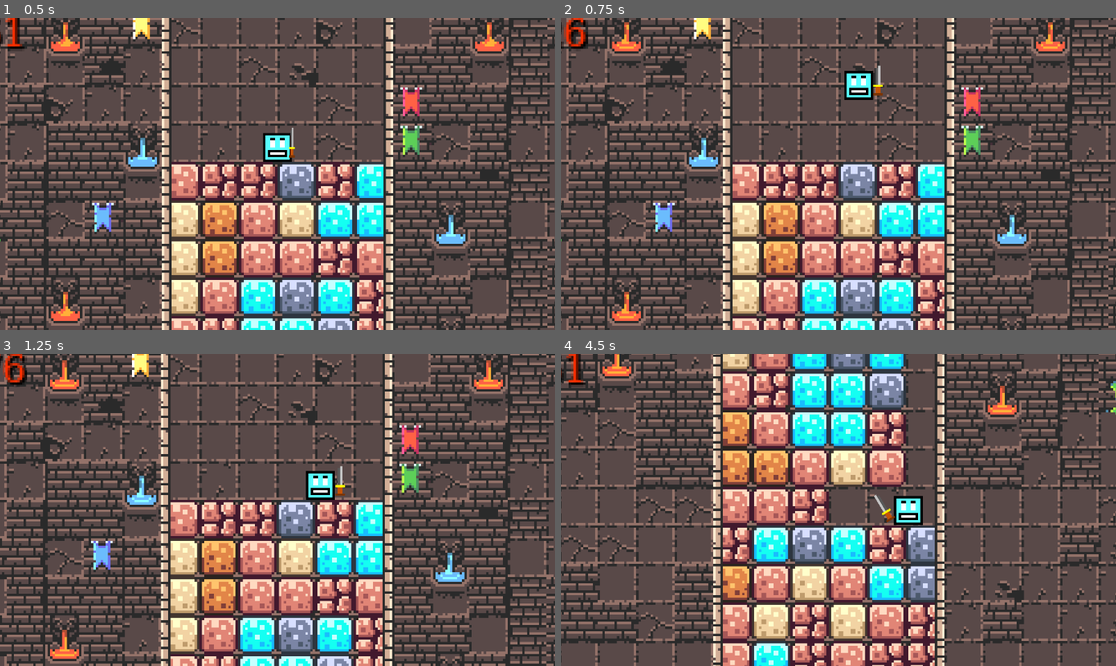
Above: before the commit, frames 1-4 (two rows, left to right).
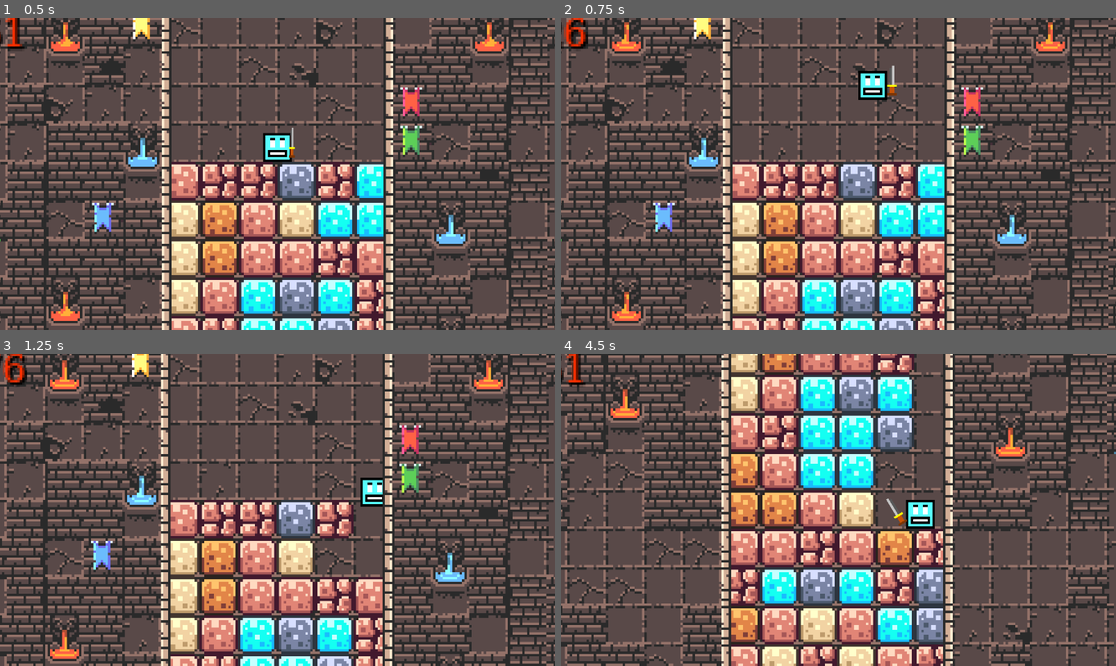
Above: after the commit, the same moments.

Repository: Deadly-pro/Godotpuzzle
Game: Godot game, scene res://root.tscn
Two runs of this game, one before a commit and one after it. Both use one fixed random seed, a clock stepped at 60 frames per second and the inputs below.
Inputs:
- Up to frame 1 (0.5 s): no input
- Up to frame 2 (0.75 s): tap Enter (attack) at 0.5 s; hold D (right) from 0.53 s (still down); tap W (jump) at 0.6 s
- Up to frame 3 (1.25 s): keep holding D (right); tap W (jump) at 0.77, 1.07 s
- Up to frame 4 (4.5 s): tap Enter (attack) at 1.35, 2.85, 4.35 s; tap W (jump) at 1.52, 1.55, 1.82, 2.1, 3.02, 3.05, 3.32, 3.6, 3.77, 4.07 s; release D (right) at 2.03 s; hold A (left) 2.03-2.78 s; hold D (right) 2.78-4.28 s; hold A (left) from 4.28 s (still down)

Frame 1 is identical in both runs. In frame 2, 0.7% of the frame differs, in the area x 51-61%, y 15-27%; in frame 3, 2.8%; in frame 4, 69%, in the area x 0-100%, y 0-100%.

Commit message:
Retry added and other stuff

Diff:
--- a/jumper_game/Camera2D.gd
+++ b/jumper_game/Camera2D.gd
@@ -25,12 +25,11 @@
 	handle_camera_shake(delta)
 
 func update_camera_position():
-	if player.position.y > ground_level and player.player_state != 420:
+	if player.position.y > ground_level and player.player_state < 420:
 		ground_level = player.position.y
 		position.y = ground_level
 		original_position = global_position
 		prop.generate(tilemap.local_to_map(global_position).y + 20)
-		print(ground_level)
 
 func handle_camera_shake(delta):
 	if shake_timer > 0:
@@ -38,7 +37,8 @@
 		var shake_offset = Vector2(randf_range(-SHAKE_AMOUNT, SHAKE_AMOUNT), randf_range(-SHAKE_AMOUNT, SHAKE_AMOUNT))
 		position = original_position + shake_offset
 	else:
-		position = original_position
+		position.y = original_position.y
+		position.x = 0
 
 func set_camera():
 	ground_level = 0
--- a/jumper_game/Lable1.gd
+++ b/jumper_game/Lable1.gd
@@ -5,6 +5,7 @@
 var shake_timer = 0.0
 var original_position = global_position
 @onready var camera = get_node("/root/scene/Camera2D")
+@onready var player = get_node("/root/scene/player")
 func _ready():
 	pass # Replace with function body.
 func shake():
@@ -14,10 +15,9 @@
 func _process(delta):
 	if shake_timer > 0:
 		shake_timer -= delta
-		print(shake_timer)
 		var offset1 = Vector2(randf_range(-SHAKE_AMOUNT, SHAKE_AMOUNT), randf_range(-SHAKE_AMOUNT, SHAKE_AMOUNT))
 		global_position = original_position + offset1
-	elif text == "YOU DIED!" or text == "YOU WON!":
-		global_position = camera.position - Vector2(43,0)
+	elif player.player_state >= 420:
+		global_position = camera.position - Vector2(60,0)
 	else:
 		global_position = camera.position - Vector2(150, 100)
--- a/jumper_game/character_body_2d.gd
+++ b/jumper_game/character_body_2d.gd
@@ -22,7 +22,7 @@
 func _physics_process(delta):
 	handle_animation()
 	handle_gravity(delta)
-	if player_state != 69:
+	if player_state < 420:
 		handle_movement()
 		handle_sword_swing(delta)
 	check_player_state()
@@ -46,8 +46,8 @@
 		velocity.y = JUMP_VELOCITY
 		has_jumped = true
 	var direction = Input.get_axis("left", "right")
-	if direction != 0 and is_on_floor():
-		velocity.x = direction * SPEED
+	if direction != 0:
+		velocity.x = direction * SPEED * (1 if is_on_floor() else 0.5)
 		facing_right = direction > 0
 		update_sword_position()
 	else:
@@ -93,21 +93,24 @@
 	recursive_tile_remover(tile_position.x, tile_position.y)
 
 func check_player_state():
-	if player_state ==420:
+	print(player_state)
+	if player_state >=420:
+		if player_state == 420:
+			velocity.y = -100
+			player_state = 421
 		collision_shape.disabled = true
 	else:
 		collision_shape.disabled = false
 
 func recursive_tile_remover(x, y):
 	var initial_tile_type = tilemap.get_cell_source_id(2, Vector2i(x, y))
-	if initial_tile_type == -1:
+	if initial_tile_type == -1 or player_state == 420:
 		return
 	remove_tiles(x, y, initial_tile_type)
 	camera.shake()
 
 func remove_tile_below(x = global_position.x, y = global_position.y):
-	var collision_shape = $CollisionShape2D  # Replace with your player's collision shape
-	var tile_position = tilemap.local_to_map(global_position + Vector2(0, collision_shape.shape.extents.y + 15))
+	var tile_position = tilemap.local_to_map(global_position + Vector2(0, collision_shape.shape.extents.y + 10))
 	recursive_tile_remover(tile_position.x, tile_position.y)
 
 func remove_tiles(x, y, tile_type):
--- a/jumper_game/root.gd
+++ b/jumper_game/root.gd
@@ -6,7 +6,8 @@
 
 func _process(delta):
 	update_label_text()
-	check_game_conditions(delta)
+	if delta > 0.05:
+		print("The game is lagging lol")
 
 func update_label_text():
 	if timer.time_left > 0:
@@ -16,24 +17,13 @@
 		label.shake()
 		is_shook = true
 
-func check_game_conditions(delta):
-	if delta > 0.05:
-		print("The game is lagging lol")
-	if $player.position.y > 300 and $player.player_state != 420 and $player.player_state != 69:
-		win()
 
 func _on_flash_timer_timeout():
 	print_debug("Timer working!")
-	label.set_text("YOU DIED!")
+	label.set_text("YOUR SCORE: %s" % $prop_gen.last_level)
+	label.add_theme_color_override("default_color", Color(0.0, 1.0, 0.0, 1.0))
 	label.position = $Camera2D.position - Vector2(100, 0)
 	$player.player_state = 420
-
-func win():
-	print_debug("You won!")
-	label.set_text("YOU WON!")
-	label.add_theme_color_override("default_color", Color(0.0, 1.0, 0.0, 1.0))
-	timer.stop()
-	$player.player_state = 69
 
 func game_set():
 	var camera = get_node("/root/scene/Camera2D")
--- a/jumper_game/root.tscn
+++ b/jumper_game/root.tscn
@@ -1,10 +1,11 @@
-[gd_scene load_steps=17 format=3 uid="uid://3l27piieqq6c"]
+[gd_scene load_steps=18 format=3 uid="uid://3l27piieqq6c"]
 
 [ext_resource type="Script" path="res://root.gd" id="1_gyyb8"]
 [ext_resource type="Script" path="res://Camera2D.gd" id="1_rw7hg"]
 [ext_resource type="PackedScene" uid="uid://bot411v44otox" path="res://character_body_2d.tscn" id="2_urdsr"]
 [ext_resource type="FontFile" uid="uid://brcmbeypa14n4" path="res://Assets/fonts/PlayMeGames-Demo.otf" id="3_05sda"]
 [ext_resource type="Texture2D" uid="uid://gkul1xpjb4rw" path="res://Assets/world_tileset.png" id="3_dw6jj"]
+[ext_resource type="Texture2D" uid="uid://dn5bj7nx5tpqo" path="res://Assets/retry.png" id="3_j7iea"]
 [ext_resource type="Script" path="res://Lable1.gd" id="4_72fgp"]
 [ext_resource type="Texture2D" uid="uid://bb526yswt6vyo" path="res://Assets/4_Seasons_Ground_Tiles.png" id="4_fqrrq"]
 [ext_resource type="Texture2D" uid="uid://ckx6mhkq05myo" path="res://Assets/0x72_DungeonTilesetII_v1.7/0x72_DungeonTilesetII_v1.7/0x72_DungeonTilesetII_v1.7.png" id="5_scr2g"]
@@ -2649,6 +2650,16 @@
 zoom = Vector2(5, 5)
 script = ExtResource("1_rw7hg")
 
+[node name="Button" type="Button" parent="Camera2D"]
+z_index = 5
+offset_left = 160.0
+offset_top = -94.0
+offset_right = 184.0
+offset_bottom = -70.0
+action_mode = 0
+icon = ExtResource("3_j7iea")
+expand_icon = true
+
 [node name="Lable1" type="RichTextLabel" parent="Camera2D"]
 z_index = 2
 offset_left = -110.0
Binary file added: jumper_game/Assets/retry.jpg
Not shown, added: jumper_game/Assets/retry.jpg.import
Binary file added: jumper_game/Assets/retry.png
Not shown, added: jumper_game/Assets/retry.png.import
Binary file added: jumper_game/Assets/sticker-png-shirae-black-reset-thumbnail.png
Not shown, added: jumper_game/Assets/sticker-png-shirae-black-reset-thumbnail.png.import
Not shown, changed: jumper_game/export_presets.cfg
Not shown, added: jumper_game/jumper_game.console.exe
Not shown, added: jumper_game/jumper_game.exe
Not shown, added: jumper_game/jumper_game.pck
